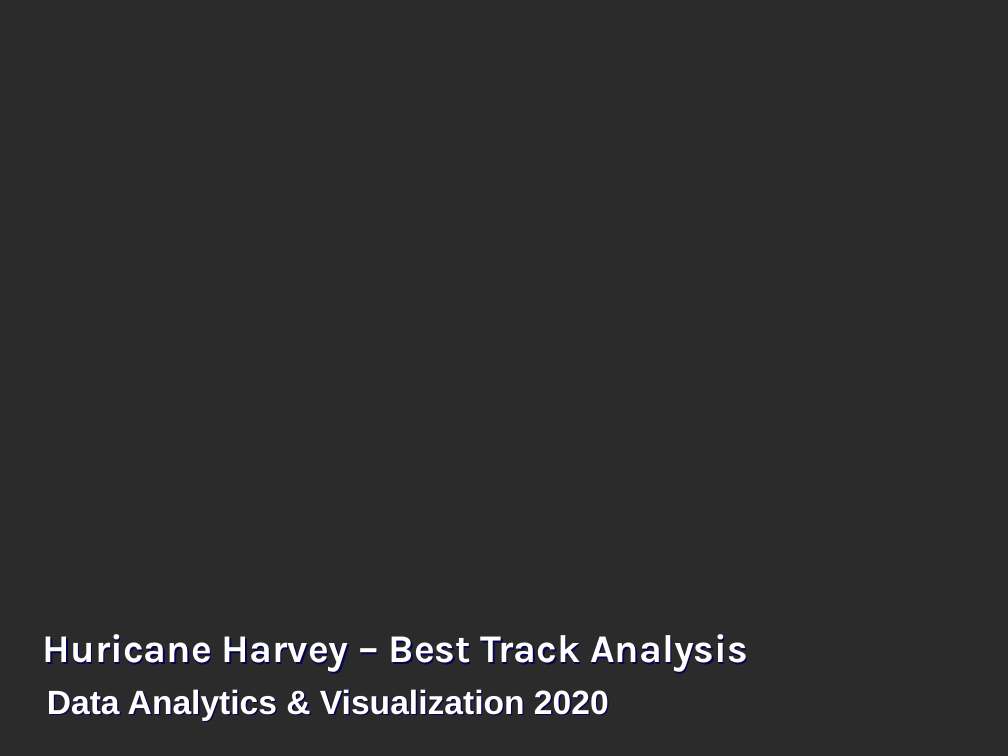
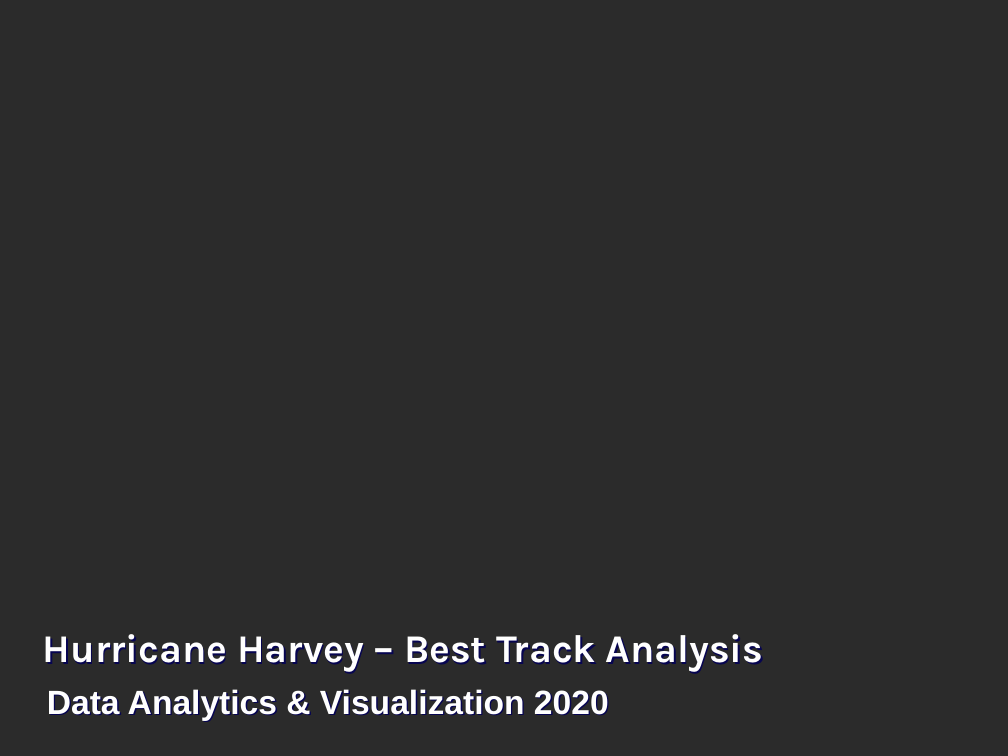
Before and after one commit to j1-aggie/Hurricane_Harvey_Analysis, a slide deck: slide 1 of Final Presentation.pptx. Drawn at 1008x756 pixels with LibreOffice and Linux fonts; fonts in the diff are those of the drawing; background and template pictures are left out; a plain dark background stands for a picture behind light text. Boxes give left, top, right and bottom in pixels: in the first picture for what was removed or moved away, otherwise in the second. Text is boxed around its words. In the diff, an @@ line names an element or a change of style, - is before the commit and + after.

```diff
--- a/Final Presentation.pptx
+++ b/Final Presentation.pptx
@@ title at <box>43,634,764,672</box>: text changed @@
-Huricane Harvey – Best Track Analysis
+Hurricane Harvey – Best Track Analysis
```
Also in this commit, not shown: 9 other slides changed, 3 slides added, 1 slide removed, 17 other files.
